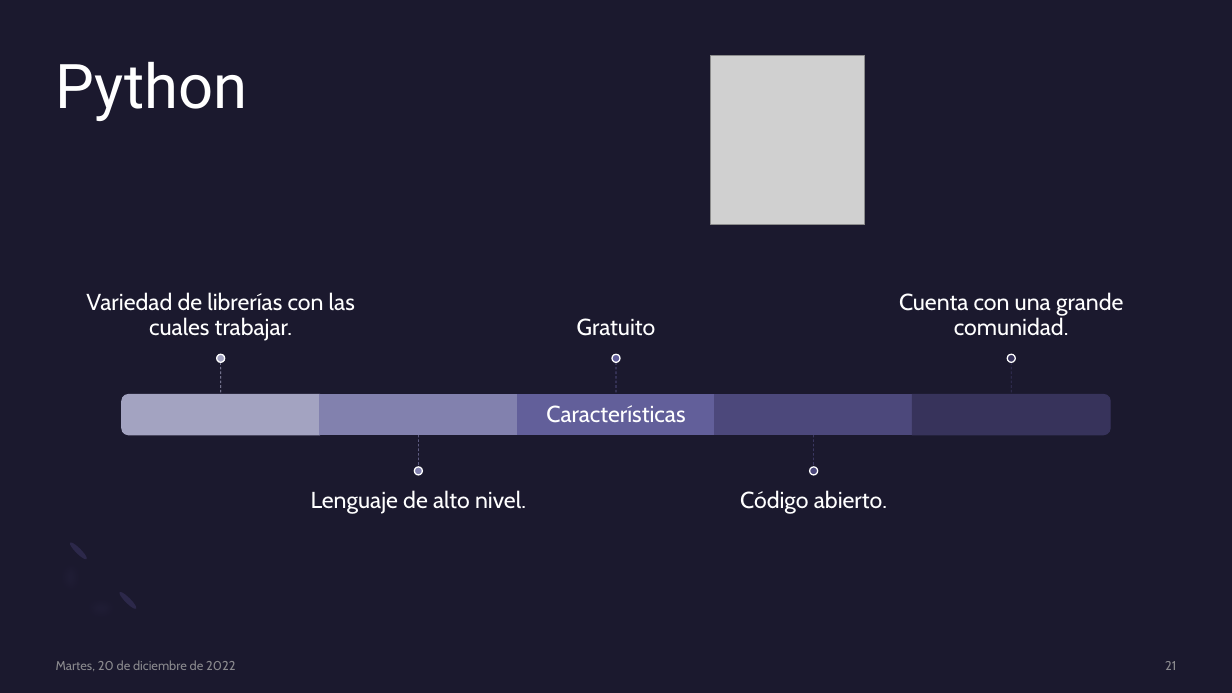
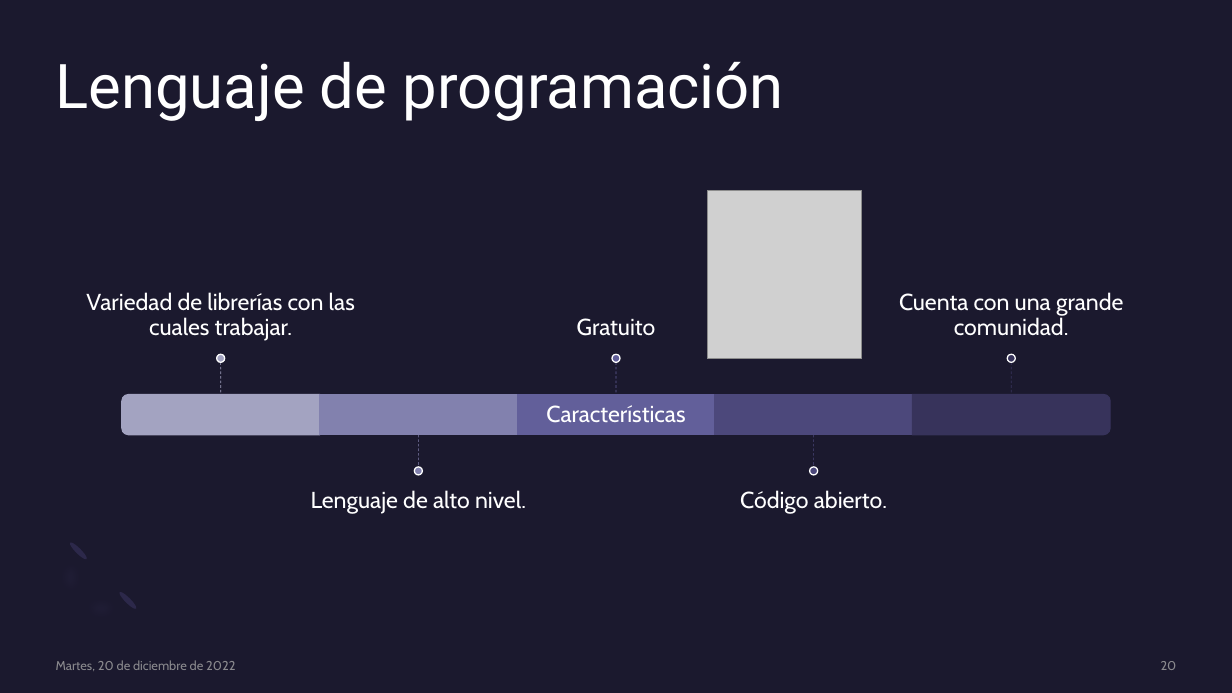
Before and after one commit to genzo-fz/TT_SSIG-3D, a slide deck: slide 20 of SSIG-3D.pptx (slide 21 before the commit). Drawn at 1232x693 pixels with LibreOffice and Linux fonts; fonts in the diff are those of the drawing; grey boxes stand for pictures. Boxes give left, top, right and bottom in pixels: in the first picture for what was removed or moved away, otherwise in the second. Text is boxed around its words. In the diff, an @@ line names an element or a change of style, - is before the commit and + after.

```diff
--- a/SSIG-3D.pptx
+++ b/SSIG-3D.pptx
@@ title at box(56, 61, 784, 121): text changed @@
-Python
+Lenguaje de programación
@@ picture: place and size @@
-picture at box(711, 55, 865, 225)
+picture at box(708, 190, 862, 360)
@@ page number at box(1161, 661, 1177, 670): text changed @@
-21
+20
```
Also in this commit, not shown: 4 other slides changed, 5 slides added, 6 slides removed.
